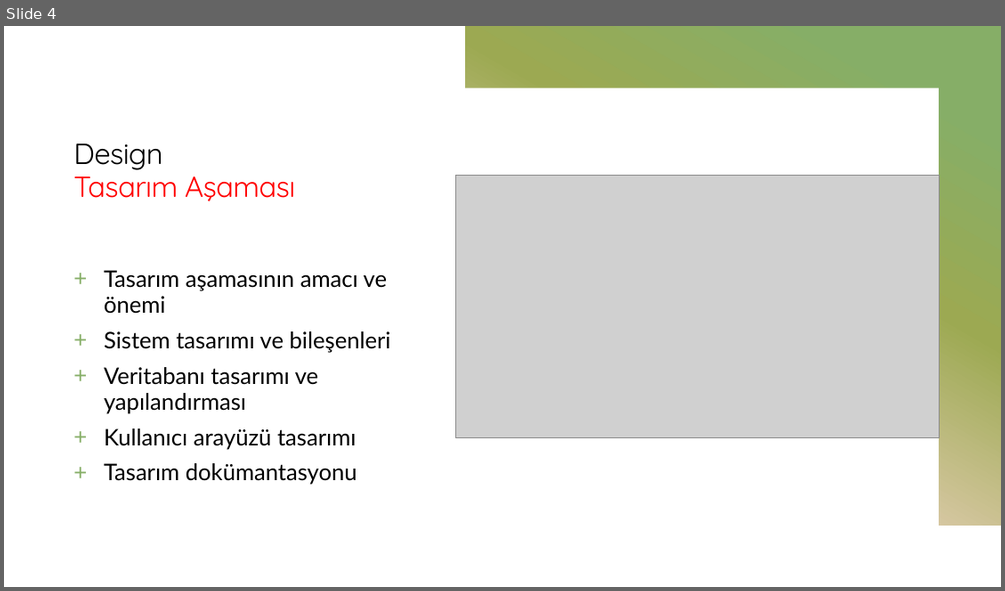
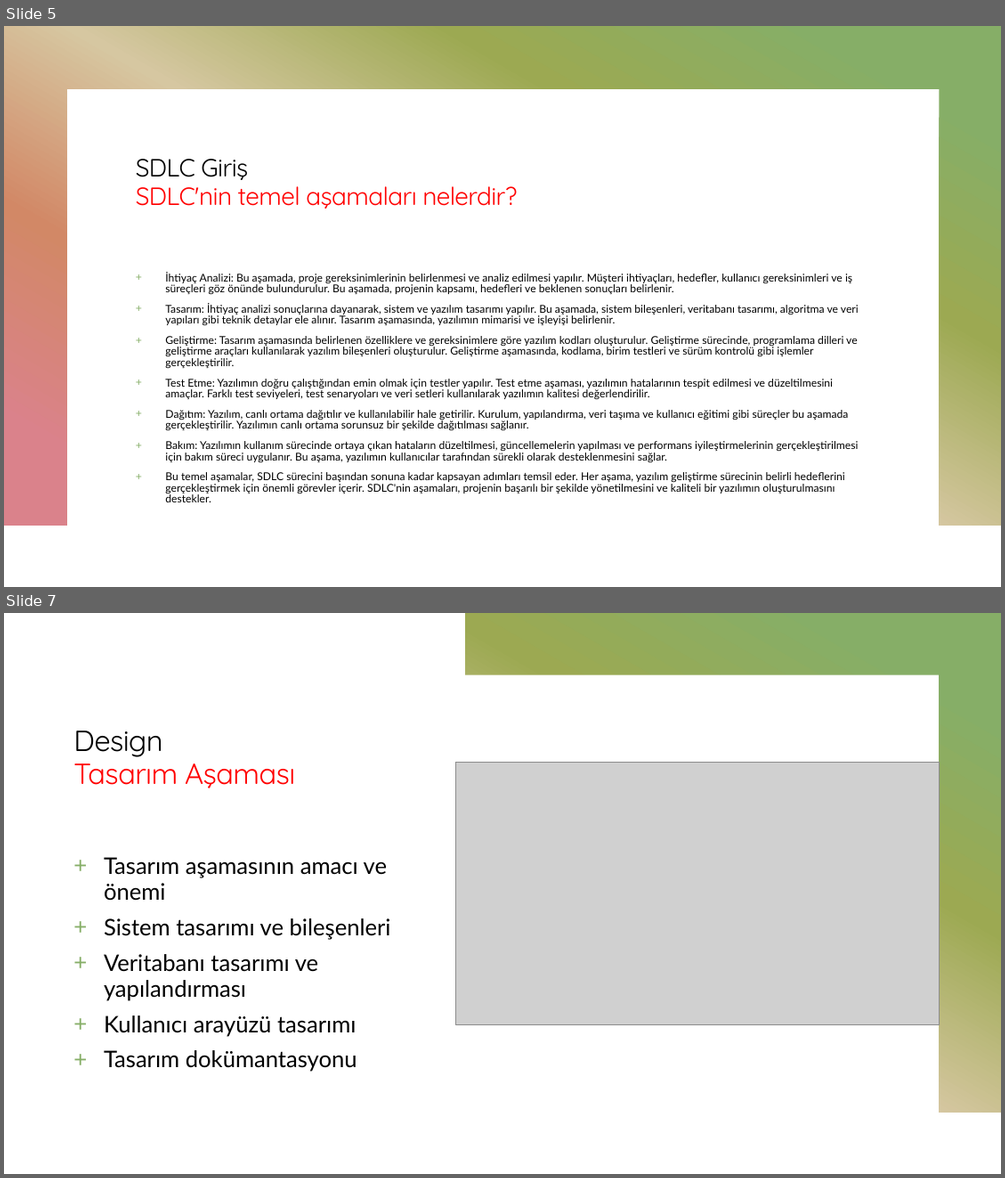
Before and after one commit to mehmetsungur/SDLC, a slide deck: SDLC.pptx. Shown one above the other, each under a label of ours: slide 4 before the commit, slides 5 and 7 after it; the slides between them are not shown. The pictures are 1005x591 and 1005x1178 pixels, drawn with LibreOffice and Linux fonts; fonts in the diff are those of the drawing; grey boxes stand for pictures. Boxes give left, top, right and bottom in pixels: in the first picture for what was removed or moved away, otherwise in the second. Text is boxed around its words. In the diff, an @@ line names an element or a change of style, - is before the commit and + after.

```diff
--- a/SDLC.pptx
+++ b/SDLC.pptx
@@ slide 5 added at <box>4,26,1001,587</box>, background #FFFFFF; not listed: 1 template element that a slide beside it also shows @@
@@ title added at <box>136,159,517,208</box>, 24 pt, text #FF0000 @@
+SDLC Giriş
+SDLC'nin temel aşamaları nelerdir?
@@ text added at <box>165,272,858,502</box>, 10.4 pt, text #000000 @@
++ İhtiyaç Analizi: Bu aşamada, proje gereksinimlerinin belirlenmesi ve analiz edilmesi yapılır. Müşteri ihtiyaçları, hedefler, kullanıcı gereksinimleri ve iş süreçleri göz önünde bulundurulur. Bu aşamada, projenin kapsamı, hedefleri ve beklenen sonuçları belirlenir.
++ Tasarım: İhtiyaç analizi sonuçlarına dayanarak, sistem ve yazılım tasarımı yapılır. Bu aşamada, sistem bileşenleri, veritabanı tasarımı, algoritma ve veri yapıları gibi teknik detaylar ele alınır. Tasarım aşamasında, yazılımın mimarisi ve işleyişi belirlenir.
++ Geliştirme: Tasarım aşamasında belirlenen özelliklere ve gereksinimlere göre yazılım kodları oluşturulur. Geliştirme sürecinde, programlama dilleri ve geliştirme araçları kullanılarak yazılım bileşenleri oluşturulur. Geliştirme aşamasında, kodlama, birim testleri ve sürüm kontrolü gibi işlemler gerçekleştirilir.
++ Test Etme: Yazılımın doğru çalıştığından emin olmak için testler yapılır. Test etme aşaması, yazılımın hatalarının tespit edilmesi ve düzeltilmesini amaçlar. Farklı test seviyeleri, test senaryoları ve veri setleri kullanılarak yazılımın kalitesi değerlendirilir.
++ Dağıtım: Yazılım, canlı ortama dağıtılır ve kullanılabilir hale getirilir. Kurulum, yapılandırma, veri taşıma ve kullanıcı eğitimi gibi süreçler bu aşamada gerçekleştirilir. Yazılımın canlı ortama sorunsuz bir şekilde dağıtılması sağlanır.
++ Bakım: Yazılımın kullanım sürecinde ortaya çıkan hataların düzeltilmesi, güncellemelerin yapılması ve performans iyileştirmelerinin gerçekleştirilmesi için bakım süreci uygulanır. Bu aşama, yazılımın kullanıcılar tarafından sürekli olarak desteklenmesini sağlar.
++ Bu temel aşamalar, SDLC sürecini başından sonuna kadar kapsayan adımları temsil eder. Her aşama, yazılım geliştirme sürecinin belirli hedeflerini gerçekleştirmek için önemli görevler içerir. SDLC'nin aşamaları, projenin başarılı bir şekilde yönetilmesini ve kaliteli bir yazılımın oluşturulmasını destekler.
@@ what was slide 4 is now slide 7 @@
```
Also in this commit, not shown: 3 slides changed, 11 other slides added.
